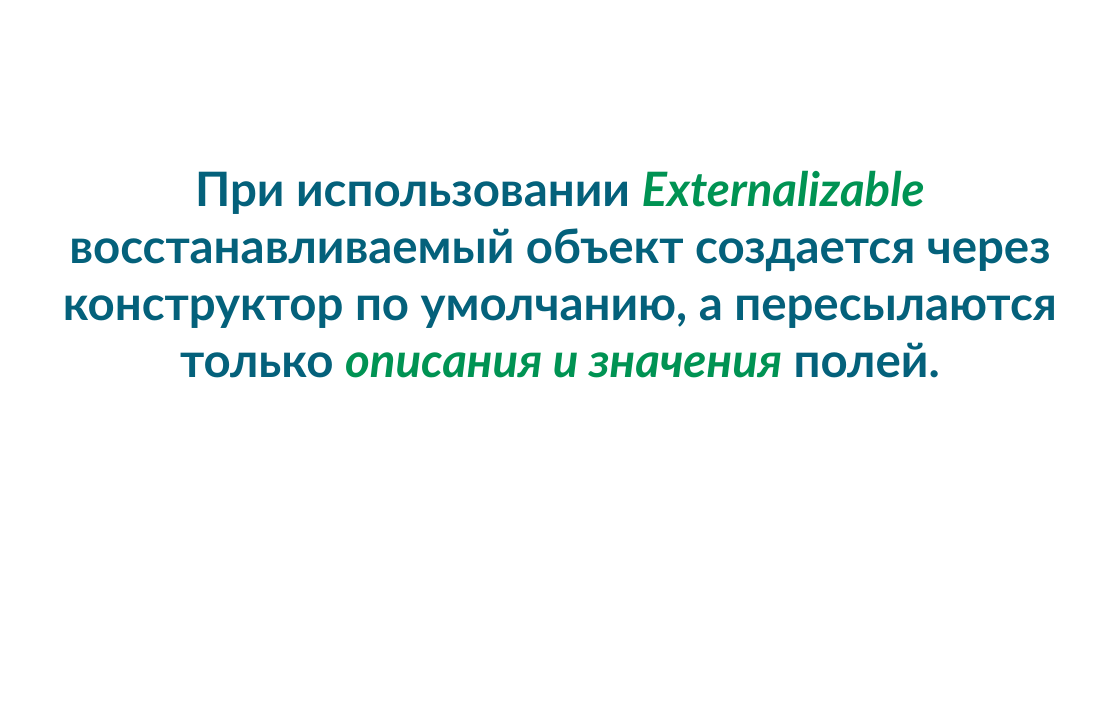
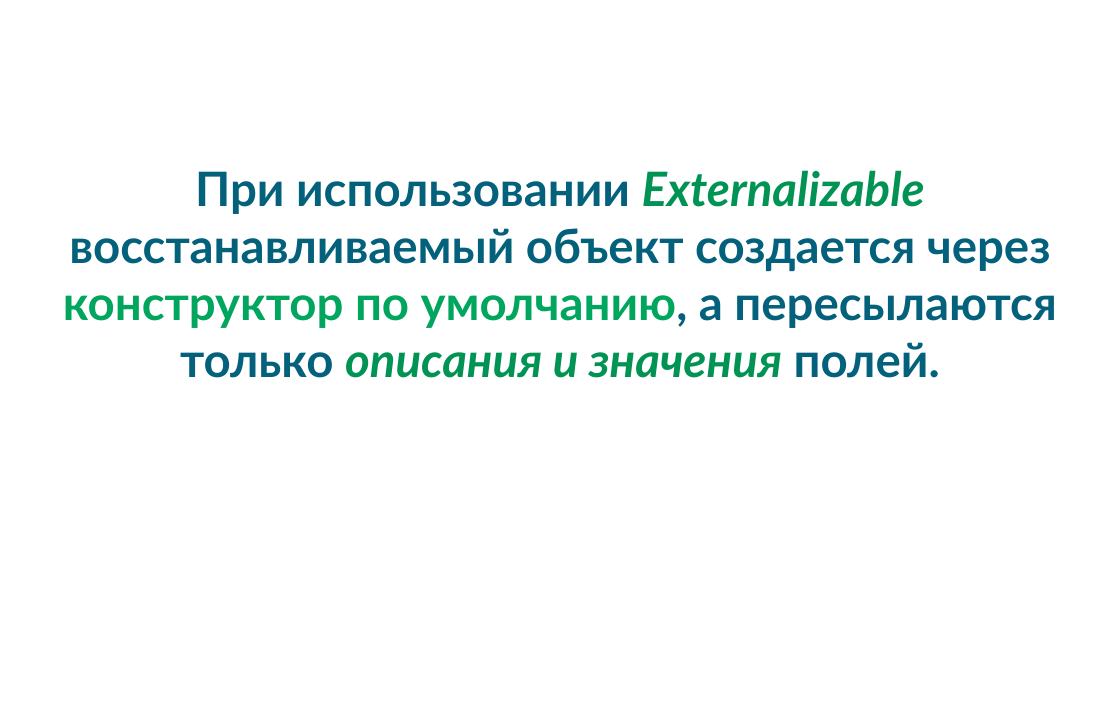
Before and after one commit to pixie1977/JavaSchoolSerialization, a slide deck: slide 34 of JavaSchoolSerialization.odp (slide 27 before the commit). Drawn at 1120x706 pixels with LibreOffice and Linux fonts; fonts in the diff are those of the drawing; background and template pictures are left out. Boxes give left, top, right and bottom in pixels: in the first picture for what was removed or moved away, otherwise in the second. Text is boxed around its words. In the diff, an @@ line names an element or a change of style, - is before the commit and + after.

```diff
--- a/JavaSchoolSerialization.odp
+++ b/JavaSchoolSerialization.odp
@@ subtitle "При использовании Externalizable восстанавливаемый объект ..." at <box>63,170,1057,378</box>: text colour #04617B to #00A65D in "конструктор по умолчанию," @@
```
Also in this commit, not shown: 12 other slides changed, 26 slides added, 1 slide removed, 1 other file.
